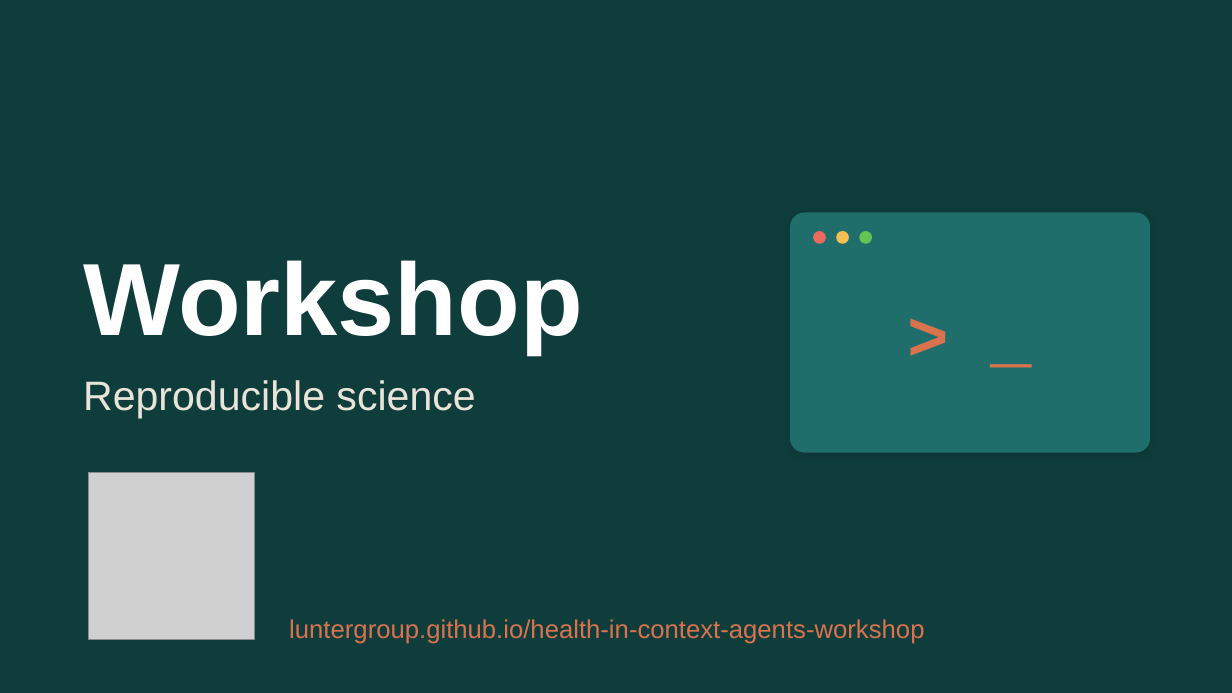
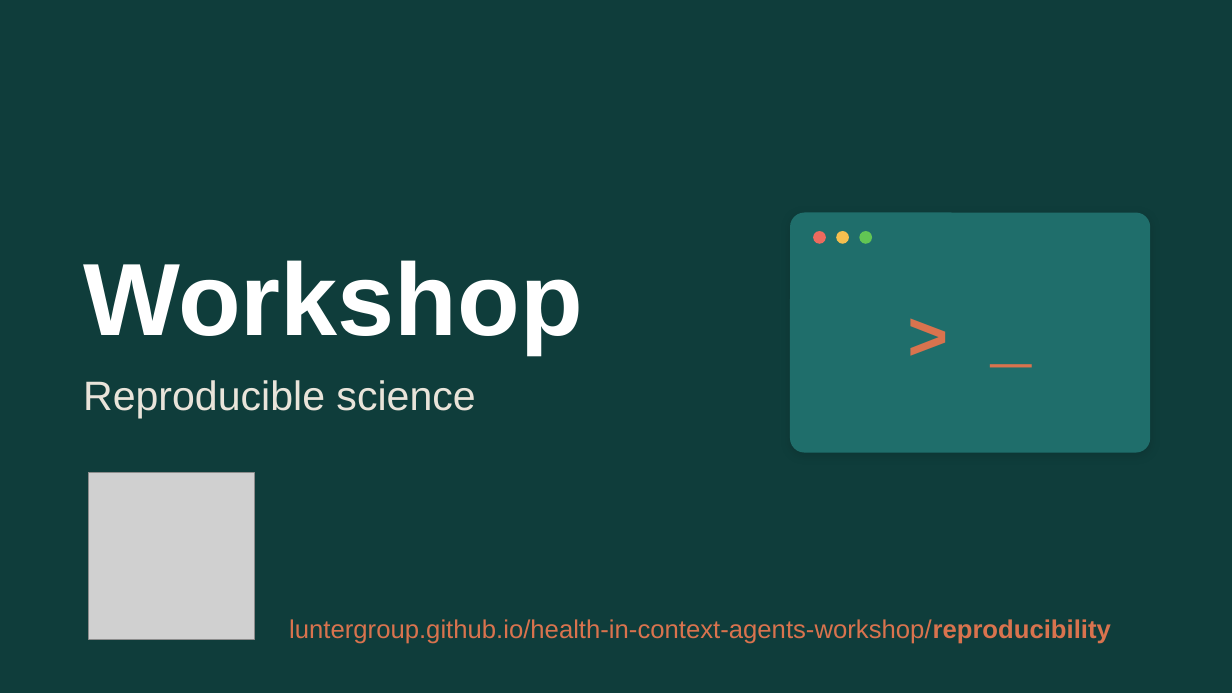
Before and after one commit to luntergroup/health-in-context-agents-workshop, a slide deck: slide 7 of material/intro-slides/reproducible_science.pptx. Drawn at 1232x693 pixels with LibreOffice and Linux fonts; fonts in the diff are those of the drawing; grey boxes stand for pictures. Boxes give left, top, right and bottom in pixels: in the first picture for what was removed or moved away, otherwise in the second. Text is boxed around its words. In the diff, an @@ line names an element or a change of style, - is before the commit and + after.

```diff
--- a/material/intro-slides/reproducible_science.pptx
+++ b/material/intro-slides/reproducible_science.pptx
@@ text at box(289, 619, 1111, 644): text changed @@
-luntergroup.github.io/health-in-context-agents-workshop
+luntergroup.github.io/health-in-context-agents-workshop/reproducibility
```
Also in this commit, not shown: 5 other slides changed.
